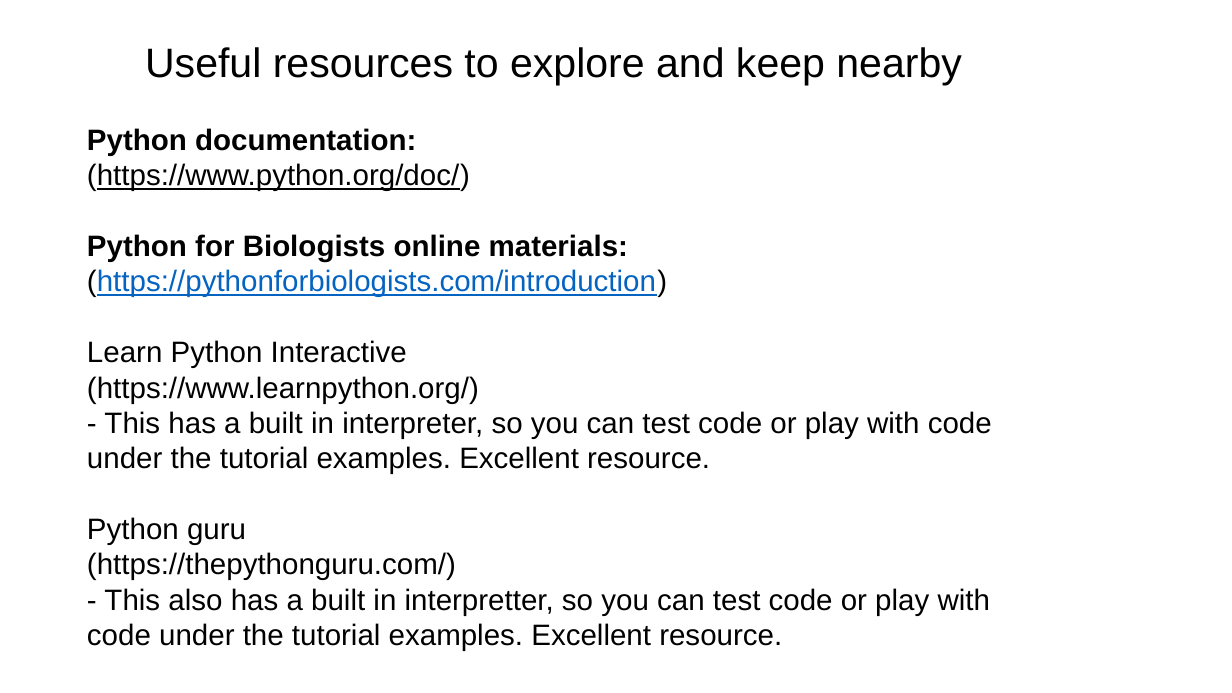
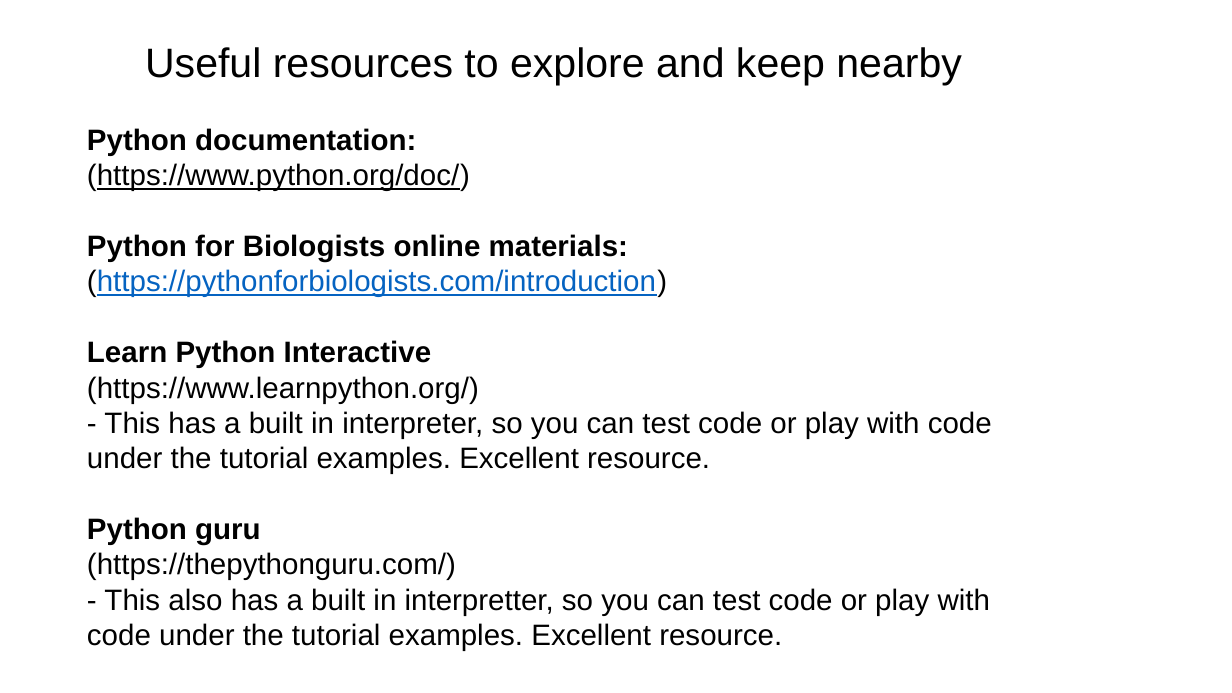
Before and after one commit to tparchman/F23_BIOL792, a slide deck: slide 24 of week5/week5_chap7_python_first_steps.pptx. Drawn at 1232x693 pixels with LibreOffice and Linux fonts; fonts in the diff are those of the drawing. Boxes give left, top, right and bottom in pixels: in the first picture for what was removed or moved away, otherwise in the second. Text is boxed around its words. In the diff, an @@ line names an element or a change of style, - is before the commit and + after.

```diff
--- a/week5/week5_chap7_python_first_steps.pptx
+++ b/week5/week5_chap7_python_first_steps.pptx
@@ text at (87,340,432,545): bold on in "Learn Python Interactive", "Python guru" @@
```
Also in this commit, not shown: 5 other slides changed, 1 other file.
